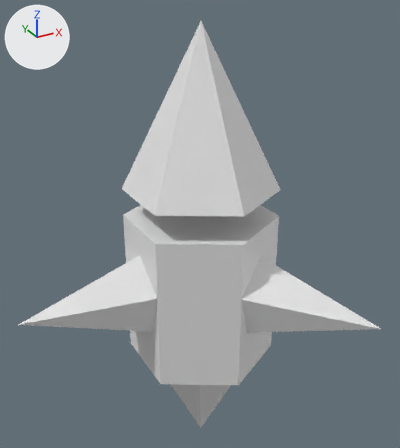
What one commit did to the FBX model Unfold/Assets/Models/SpinnyTop.fbx.
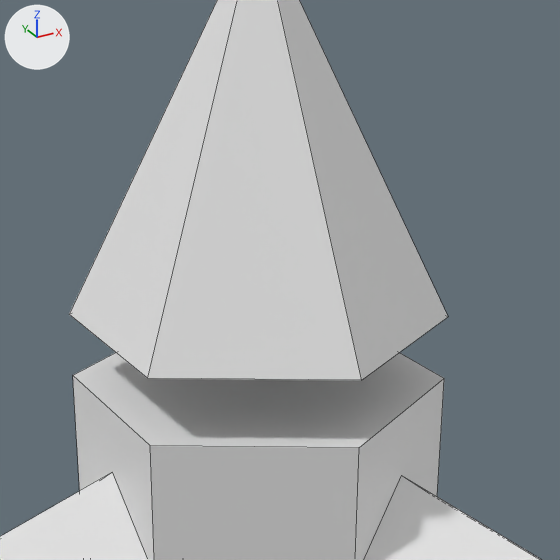
Each version appears first whole from a 50 mm lens placed at (-3.18, -5.75, 6.65), pointed at (-0.04, -0.05, 3.81), and next in a close-up on the part from 23% to 82% of the width and 13% to 65% of the height. The axes (+X, +Y, +Z) are drawn at upper left. The lights are the same throughout. The close-ups show mesh edges as thin lines. Materials are left out; every surface is plain grey. Where no turn or scale is listed for an object, it has been applied to the vertices.

Before the edit, the objects in view are built like this:
```python
me_cone_001 = bpy.data.meshes.new('Cone.001')
me_cone_001.from_pydata(...)  # a 6-sided cone pointing to +z spanning x -0.87..0.87, y -1.0..1.0, z -1.0..1.0
me_cone_002 = bpy.data.meshes.new('Cone.002')
me_cone_002.from_pydata(...)  # a 6-sided cylinder along z spanning x -0.87..0.87, y -1.0..1.0, z -3.35..-1.35
me_cone_003 = bpy.data.meshes.new('Cone.003')
me_cone_003.from_pydata(...)  # 18 vertices, 18 faces; spans x -2.41..1.21, y -2.09..2.09, z -2.66..-1.71
ob_spinnytoparms = bpy.data.objects.new('SpinnyTopArms', me_cone_003)
ob_spinnytoparms.location = (0.0, 0.0, 5.251)
ob_spinnytopbody = bpy.data.objects.new('SpinnyTopBody', me_cone_002)
ob_spinnytopbody.location = (0.0, 0.0, 5.251)
ob_spinnytophead = bpy.data.objects.new('SpinnyTopHead', me_cone_001)
ob_spinnytophead.location = (0.0, 0.0, 5.251)
```
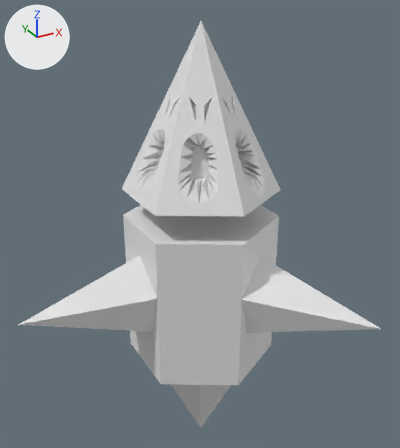
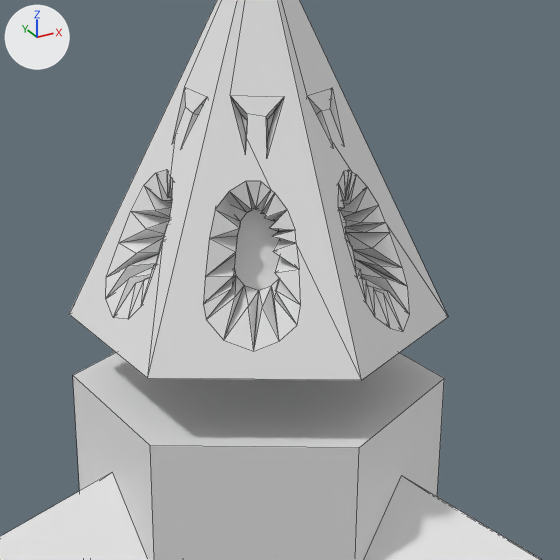
Diff of the bpy script that builds the scene:
```diff
--- a/Unfold/Assets/Models/SpinnyTop.fbx.py
+++ b/Unfold/Assets/Models/SpinnyTop.fbx.py
@@ me_cone_001 @@
 # used by ob_spinnytophead; location = (0.0, 0.0, 5.251)
-me_cone_001.from_pydata(...)  # 7 vertices, 7 faces; spans x -0.87..0.87, y -1.0..1.0, z -1.0..1.0
+me_cone_001.from_pydata(...)  # 770 vertices, 640 faces; spans x -0.87..0.87, y -1.0..1.0, z -1.0..1.0
+# me_cone_001 part 1: 763 vertices added at x -0.81..0.83, y -0.77..0.77, z -0.93..0.22
```

Boxes (x1, y1, x2, y2) around the edits, measured in the close-ups (560 x 560 px):
part 1 of me_cone_001, added: after (69, 0, 448, 380)
